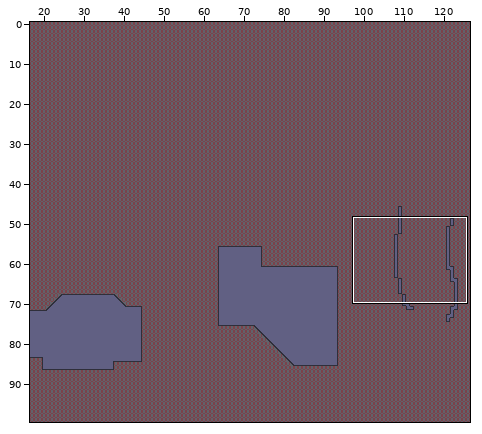
An edit to a level. Tiled map, Game/assets/Maps/test.tmx. The first picture is a wide view before the edit; the outline marks the close-up.
Close-up. The starting point:
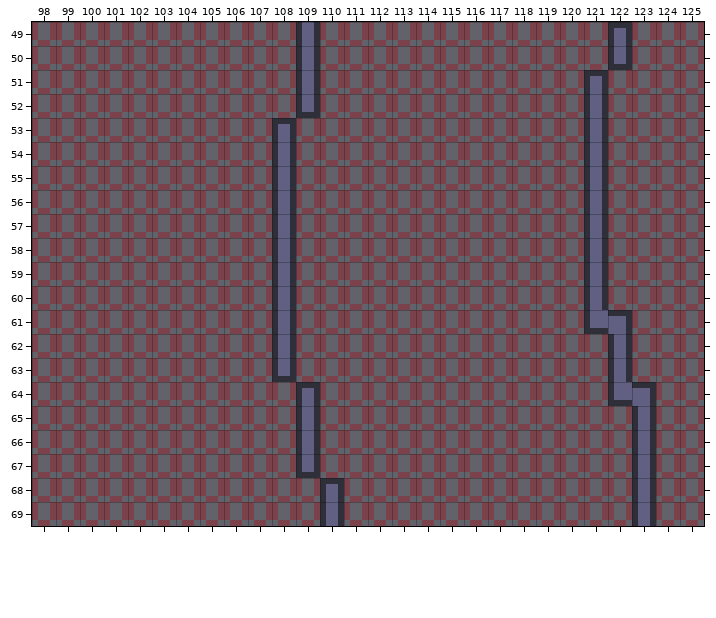
Cells are 4x4 px. Shown: x 98..125, y 49..69. The commit also changed other parts of the map, which this record leaves out.
Now the later version:
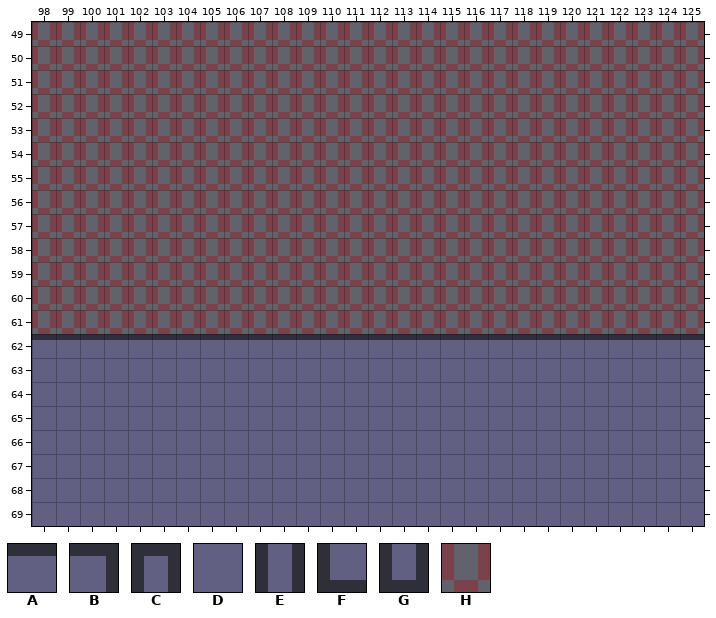
Key: from "ground": A 2, B 3, C 8, D 10, E 16, F 17, G 24; from "set": H 8.
_ is an empty cell, # one hidden under a higher layer, . an unchanged one.
Difference:
--- layer "set"
@@ x 98..125 @@
-49 ...........#............#...
-50 ...........#............#...
-51 ...........#...........#....
-52 ...........#...........#....
-53 ..........#............#....
-54 ..........#............#....
-55 ..........#............#....
-56 ..........#............#....
-57 ..........#............#....
-58 ..........#............#....
-59 ..........#............#....
-60 ..........#............#....
-61 ..........#............##...
-62 HHHHHHHHHH.HHHHHHHHHHHHH.HHH
-63 HHHHHHHHHH.HHHHHHHHHHHHH.HHH
-64 HHHHHHHHHHH.HHHHHHHHHHHH..HH
-65 HHHHHHHHHHH.HHHHHHHHHHHHH.HH
-66 HHHHHHHHHHH.HHHHHHHHHHHHH.HH
-67 HHHHHHHHHHH.HHHHHHHHHHHHH.HH
-68 HHHHHHHHHHHH.HHHHHHHHHHHH.HH
-69 HHHHHHHHHHHH.HHHHHHHHHHHH.HH
+49 ...........H............H...
+50 ...........H............H...
+51 ...........H...........H....
+52 ...........H...........H....
+53 ..........H............H....
+54 ..........H............H....
+55 ..........H............H....
+56 ..........H............H....
+57 ..........H............H....
+58 ..........H............H....
+59 ..........H............H....
+60 ..........H............H....
+61 ..........H............HH...
+62 ##########.#############.###
+63 ##########.#############.###
+64 ###########.############..##
+65 ###########.#############.##
+66 ###########.#############.##
+67 ###########.#############.##
+68 ############.############.##
+69 ############.############.##
--- layer "collision"
@@ x 108..122 @@
-49 .#............#
-50 .#............#
-51 .#...........#.
-52 .#...........#.
-53 #............#.
-54 #............#.
-55 #............#.
-56 #............#.
-57 #............#.
-58 #............#.
-59 #............#.
-60 #............#.
-61 #............##
+49 ._............_
+50 ._............_
+51 ._..........._.
+52 ._..........._.
+53 _............_.
+54 _............_.
+55 _............_.
+56 _............_.
+57 _............_.
+58 _............_.
+59 _............_.
+60 _............_.
+61 _............__
--- layer "ground"
@@ x 98..125 @@
-49 ...........E............C...
-50 ...........E............G...
-51 ...........E...........C....
-52 ...........G...........E....
-53 ..........C............E....
-54 ..........E............E....
-55 ..........E............E....
-56 ..........E............E....
-57 ..........E............E....
-58 ..........E............E....
-59 ..........E............E....
-60 ..........E............E....
-61 ..........E............FB...
-62 __________E_____________E___
-63 __________G_____________E___
-64 ___________C____________FB__
-65 ___________E_____________E__
-66 ___________E_____________E__
-67 ___________G_____________E__
-68 ____________C____________E__
-69 ____________E____________E__
+49 ..........._............_...
+50 ..........._............_...
+51 ..........._..........._....
+52 ..........._..........._....
+53 .........._............_....
+54 .........._............_....
+55 .........._............_....
+56 .........._............_....
+57 .........._............_....
+58 .........._............_....
+59 .........._............_....
+60 .........._............_....
+61 .........._............__...
+62 AAAAAAAAAAAAAAAAAAAAAAAAAAAA
+63 DDDDDDDDDDDDDDDDDDDDDDDDDDDD
+64 DDDDDDDDDDDDDDDDDDDDDDDDDDDD
+65 DDDDDDDDDDDDDDDDDDDDDDDDDDDD
+66 DDDDDDDDDDDDDDDDDDDDDDDDDDDD
+67 DDDDDDDDDDDDDDDDDDDDDDDDDDDD
+68 DDDDDDDDDDDDDDDDDDDDDDDDDDDD
+69 DDDDDDDDDDDDDDDDDDDDDDDDDDDD
Where, in picture pixels (left, top, right, bottom), the same in both close-ups:
changed: (32, 22, 704, 526)
